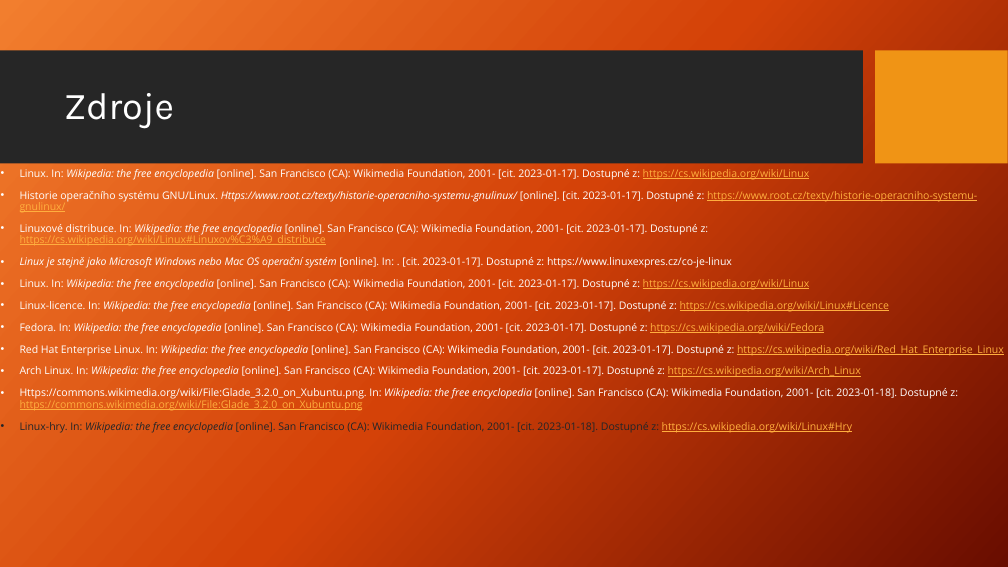
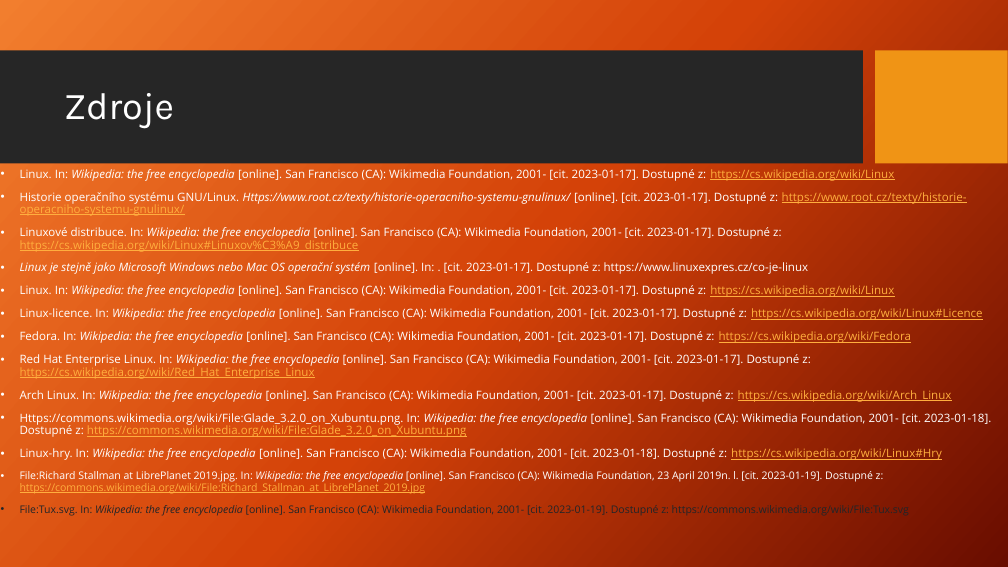
Before and after one commit to Jakub-Benes/Prezentace, a slide deck: slide 15 of Linux.pptx. Drawn at 1008x567 pixels with LibreOffice and Linux fonts; fonts in the diff are those of the drawing; background and template pictures are left out. Boxes give left, top, right and bottom in pixels: in the first picture for what was removed or moved away, otherwise in the second. Text is boxed around its words. In the diff, an @@ line names an element or a change of style, - is before the commit and + after.

```diff
--- a/Linux.pptx
+++ b/Linux.pptx
@@ text at bbox=[20, 169, 991, 460]: size 10 to 11 pt in "Linux. In: Wikipedia: the free encyclopedia [online]. ...", "Historie operačního systému GNU/Linux. Https://www.root.cz/t ...", "Linuxové distribuce. In: Wikipedia: the free encyclopedia ...", "Linux je stejně jako Microsoft Windows nebo ..." and 7 more places; text colour #212529 to #FFFFFF in "Linux-hry. In: Wikipedia: the free encyclopedia [online]. ..." @@
@@ text at bbox=[20, 471, 909, 516]: paragraphs added @@
+• File:Richard Stallman at LibrePlanet 2019.jpg. In: Wikipedia: the free encyclopedia [online]. San Francisco (CA): Wikimedia Foundation, 23 April 2019n. l. [cit. 2023-01-19]. Dostupné z: https://commons.wikimedia.org/wiki/File:Richard_Stallman_at_LibrePlanet_2019.jpg
+• File:Tux.svg. In: Wikipedia: the free encyclopedia [online]. San Francisco (CA): Wikimedia Foundation, 2001- [cit. 2023-01-19]. Dostupné z: https://commons.wikimedia.org/wiki/File:Tux.svg
```
Also in this commit, not shown: 7 other slides changed.
